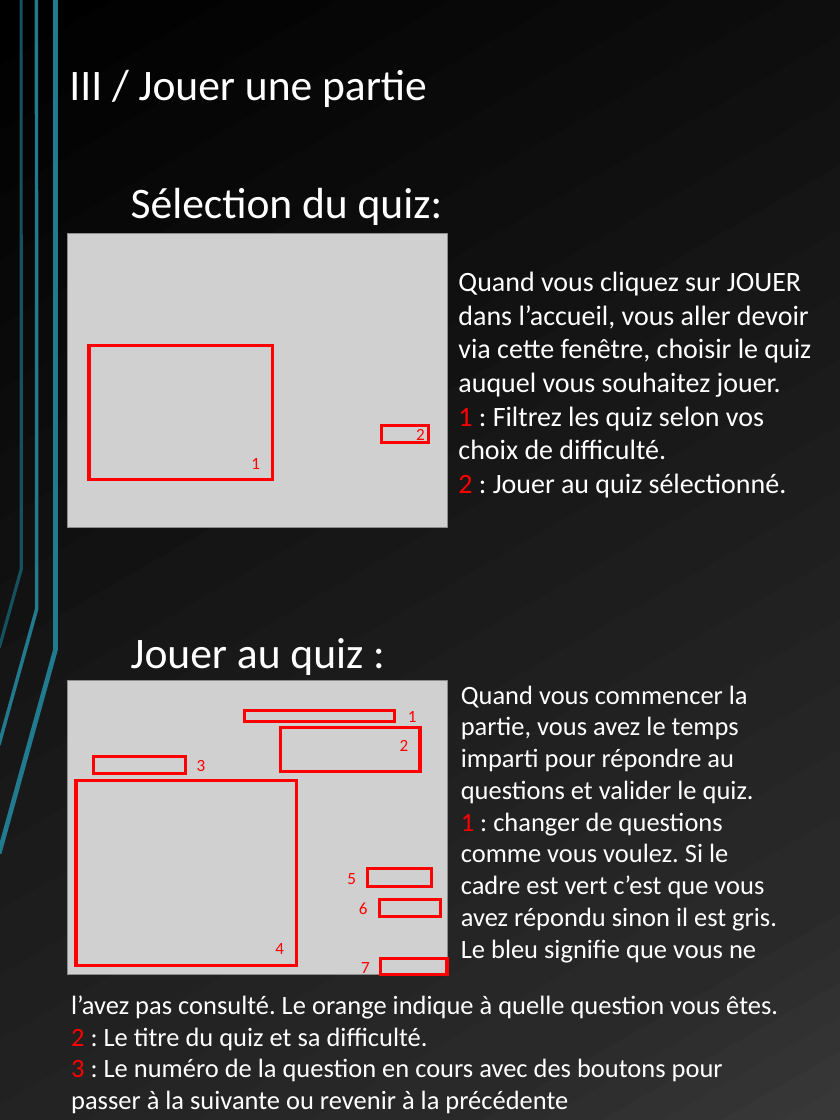
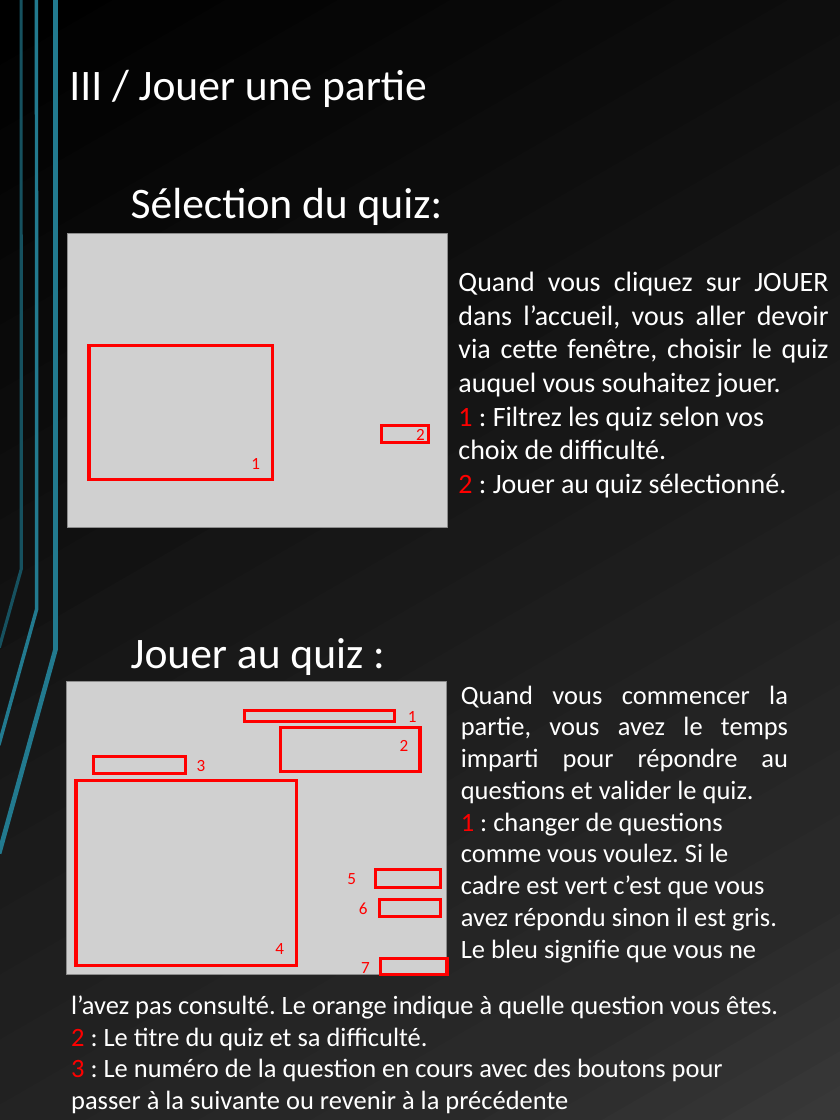
Before and after one commit to LordAlbas/warquiz, a slide deck: slide 6 of Docs/manuel utilisateur WQ.pptx (slide 5 before the commit). Drawn at 840x1120 pixels with LibreOffice and Linux fonts; fonts in the diff are those of the drawing; grey boxes stand for pictures. Boxes give left, top, right and bottom in pixels: in the first picture for what was removed or moved away, otherwise in the second. Text is boxed around its words. In the diff, an @@ line names an element or a change of style, - is before the commit and + after.

```diff
--- a/Docs/manuel utilisateur WQ.pptx
+++ b/Docs/manuel utilisateur WQ.pptx
@@ text at (458, 271, 829, 397): alignment left to justified @@
@@ text at (461, 685, 788, 804): alignment left to justified @@
@@ rectangle: place and size @@
-rectangle at (367, 869, 432, 887)
+rectangle at (375, 869, 440, 887)
```
Also in this commit, not shown: 7 other slides changed, 3 slides added, 3 other files.
